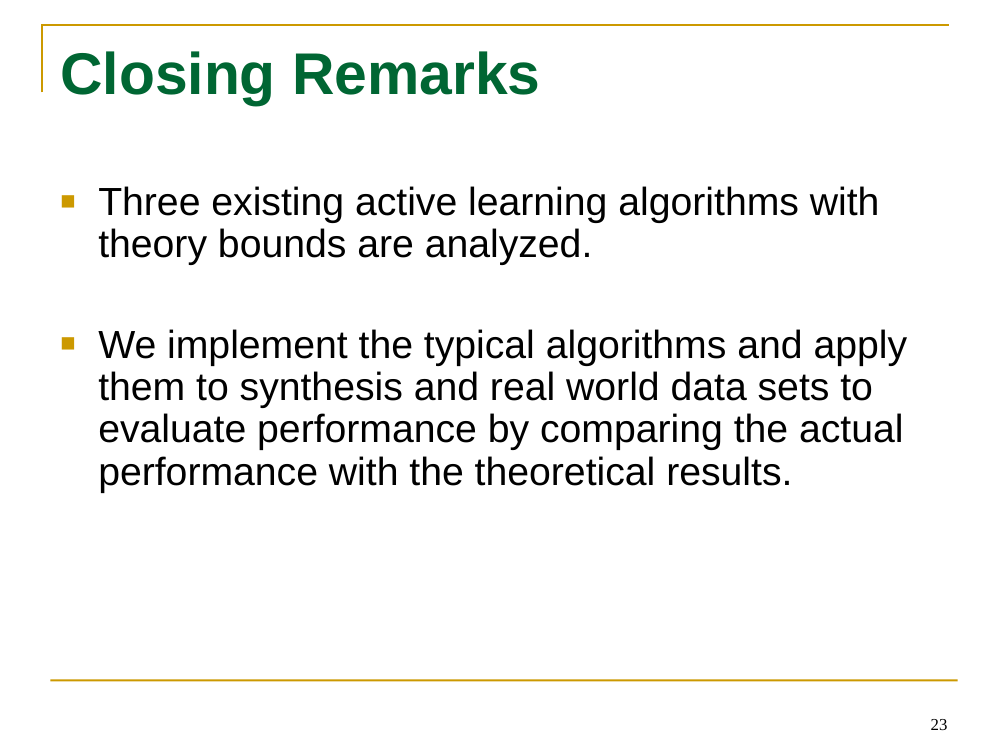
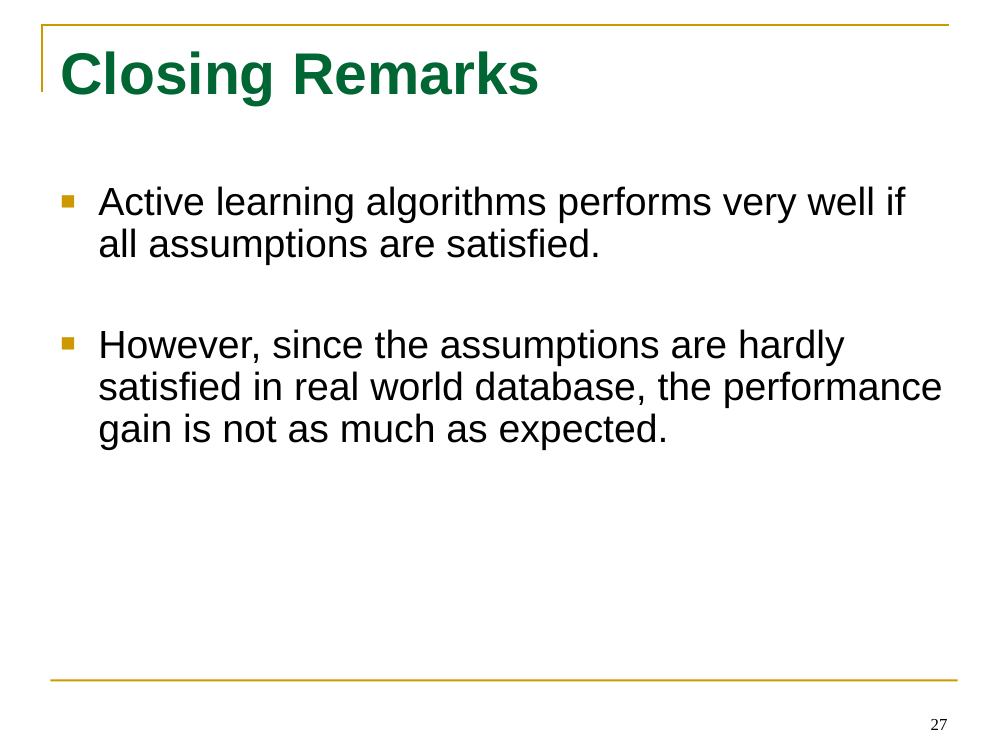
Before and after one commit to tttyy/Active-Learning, a slide deck: slide 27 of presentation/Activelearning.pptx (slide 23 before the commit). Drawn at 1008x756 pixels with LibreOffice and Linux fonts; fonts in the diff are those of the drawing. Boxes give left, top, right and bottom in pixels: in the first picture for what was removed or moved away, otherwise in the second. Text is boxed around its words. In the diff, an @@ line names an element or a change of style, - is before the commit and + after.

```diff
--- a/presentation/Activelearning.pptx
+++ b/presentation/Activelearning.pptx
@@ text at [98, 186, 943, 450]: text changed @@
-■ Three existing active learning algorithms with theory bounds are analyzed.
-■ We implement the typical algorithms and apply them to synthesis and real world data sets to evaluate performance by comparing the actual performance with the theoretical results.
+■ Active learning algorithms performs very well if all assumptions are satisfied.
+■ However, since the assumptions are hardly satisfied in real world database, the performance gain is not as much as expected.
@@ page number at [931, 719, 948, 730]: text changed @@
-23
+27
```
Also in this commit, not shown: 7 other slides changed, 5 slides added, 1 slide removed.
